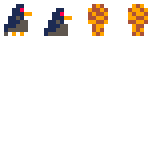
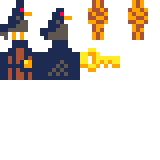
Comparing the layer stacks of the two 160 × 160 images. Changes:
painted on "Background" over (0, 0, 144, 80)
